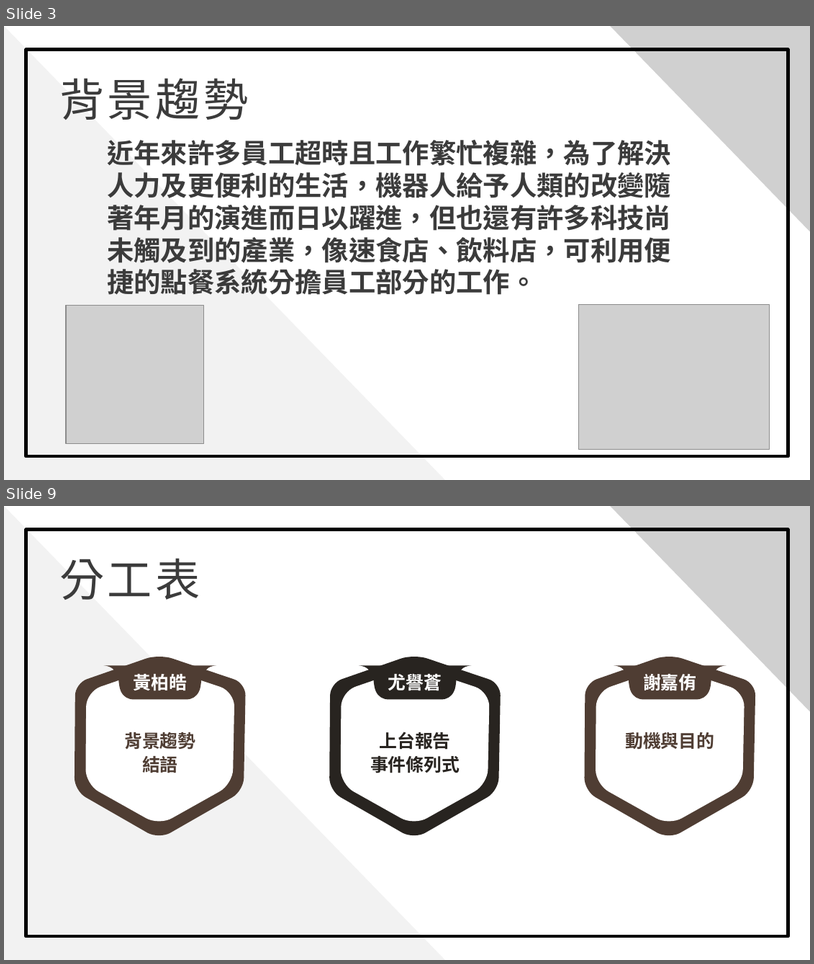
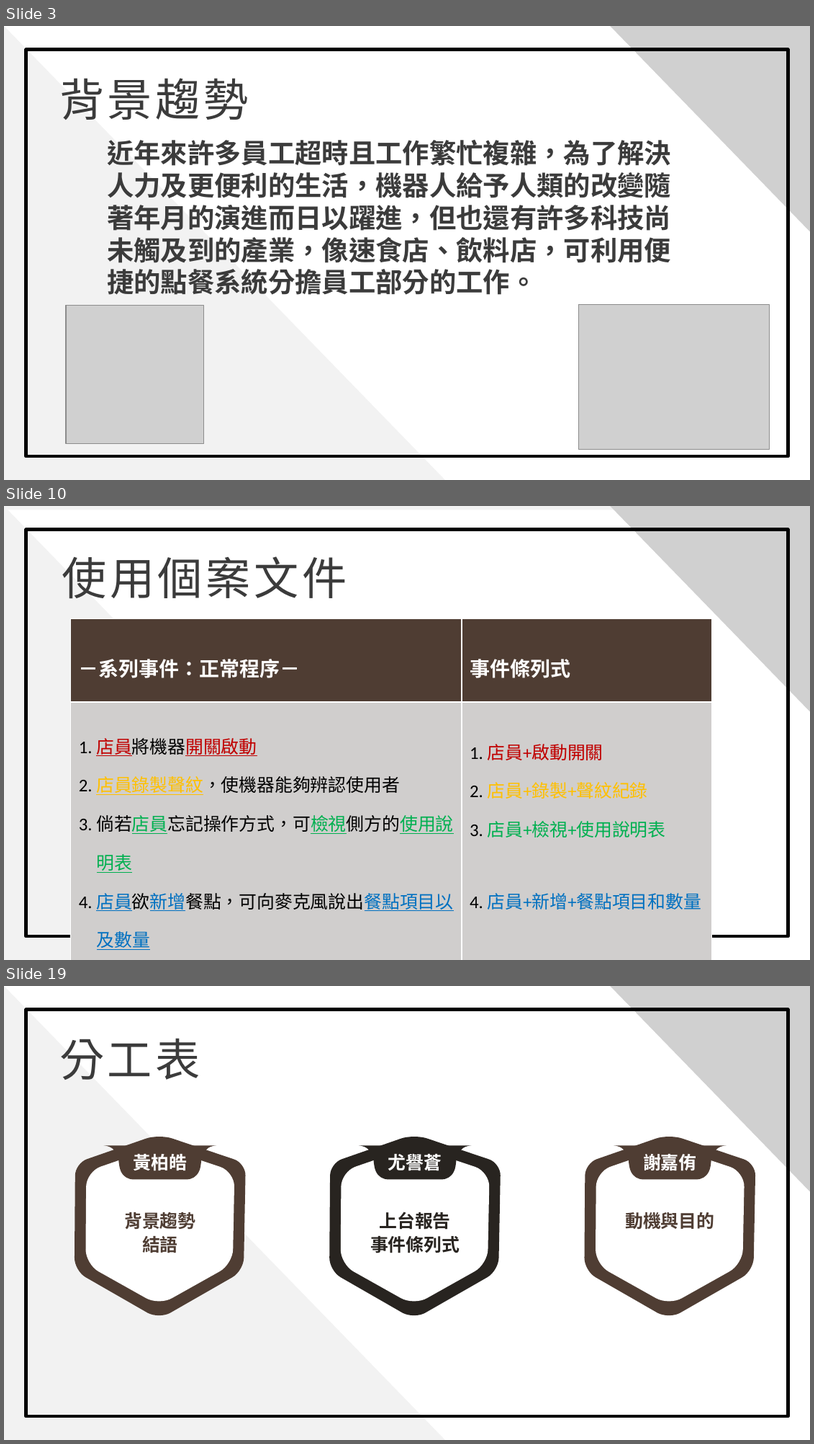
Before and after one commit to 0451030/108_SE_Team8, a slide deck: 軟體工程_期中報告.pptx. Shown one above the other, each under a label of ours: slides 3 and 9 before the commit, slides 3, 10 and 19 after it; the slides between them are not shown. The pictures are 814x964 and 814x1444 pixels, drawn with LibreOffice and Linux fonts; fonts in the diff are those of the drawing; grey boxes stand for pictures; background and template pictures are left out. Boxes give left, top, right and bottom in pixels: in the first picture for what was removed or moved away, otherwise in the second. Text is boxed around its words. In the diff, an @@ line names an element or a change of style, - is before the commit and + after.

```diff
--- a/軟體工程_期中報告.pptx
+++ b/軟體工程_期中報告.pptx
@@ slide 10 added at box(4, 506, 810, 960), background picture (left out) @@
@@ rectangle added at box(4, 506, 810, 959), fill #F2F2F2 @@
@@ rectangle added at box(4, 510, 810, 960), fill #FFFFFF @@
@@ triangle added at box(4, 506, 445, 959), fill #F2F2F2 @@
@@ picture added at box(610, 506, 810, 712) @@
@@ rectangle added at box(26, 529, 789, 936), outline #000000 3 pt @@
@@ text added at box(62, 556, 347, 599), 40 pt, text #3B3B3B @@
+使用個案文件
@@ table added at box(71, 619, 712, 952), 2 rows, 2 columns @@
+－系列事件：正常程序－ | 事件條列式
+1. 店員將機器開關啟動 / 2. 店員錄製聲紋，使機器能夠辨認使用者 / 3. 倘若店員忘記操作方式，可檢視側方的使用說明表 / 4. 店員欲新增餐點，可向麥克風說出餐點項目以及數量 | 1. 店員+啟動開關 / 2. 店員+錄製+聲紋紀錄 / 3. 店員+檢視+使用說明表 / 4. 店員+新增+餐點項目和數量
@@ what was slide 9 is now slide 19 @@
```
Also in this commit, not shown: 7 slides changed, 10 other slides added, 1 slide removed.
